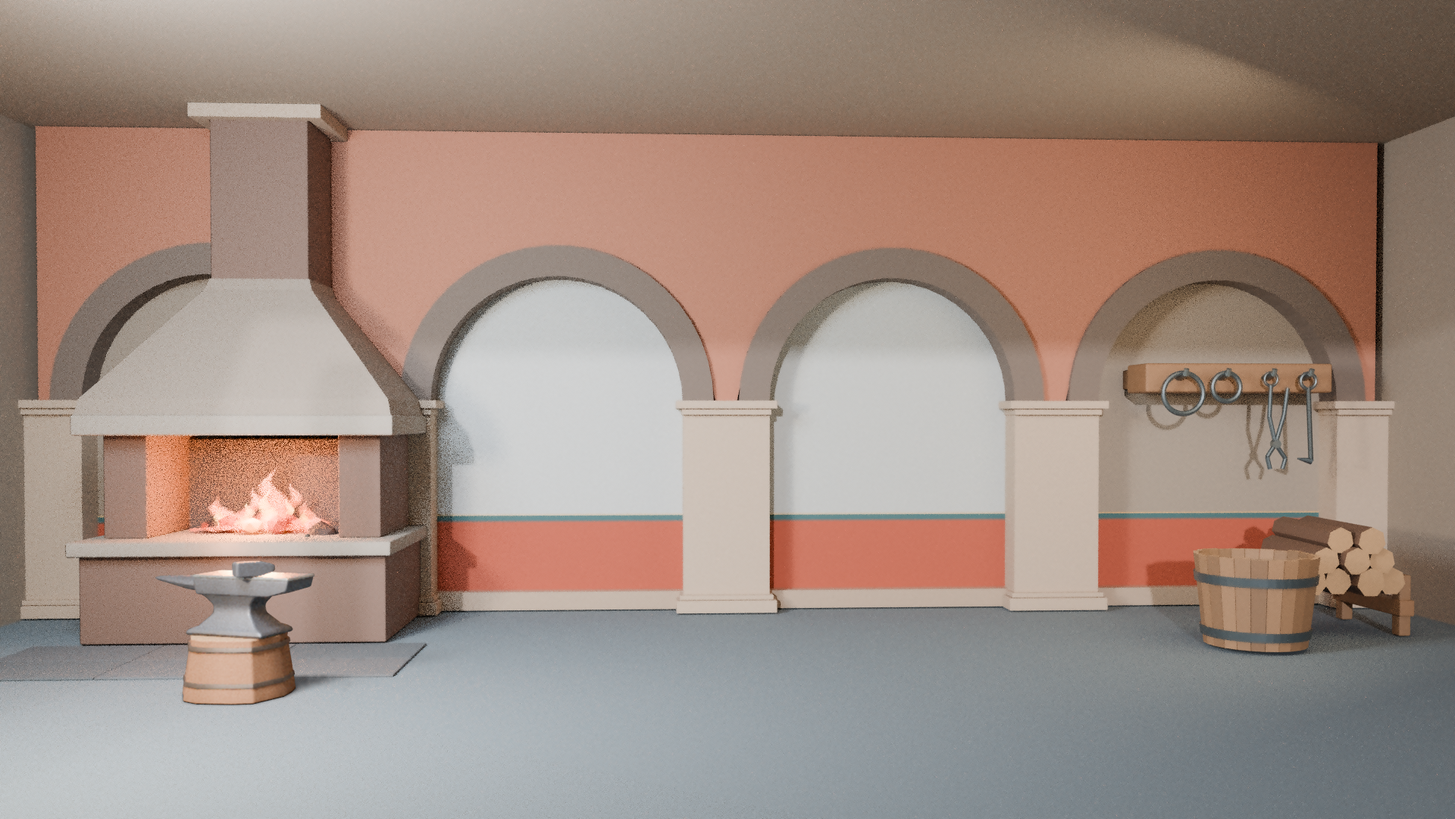
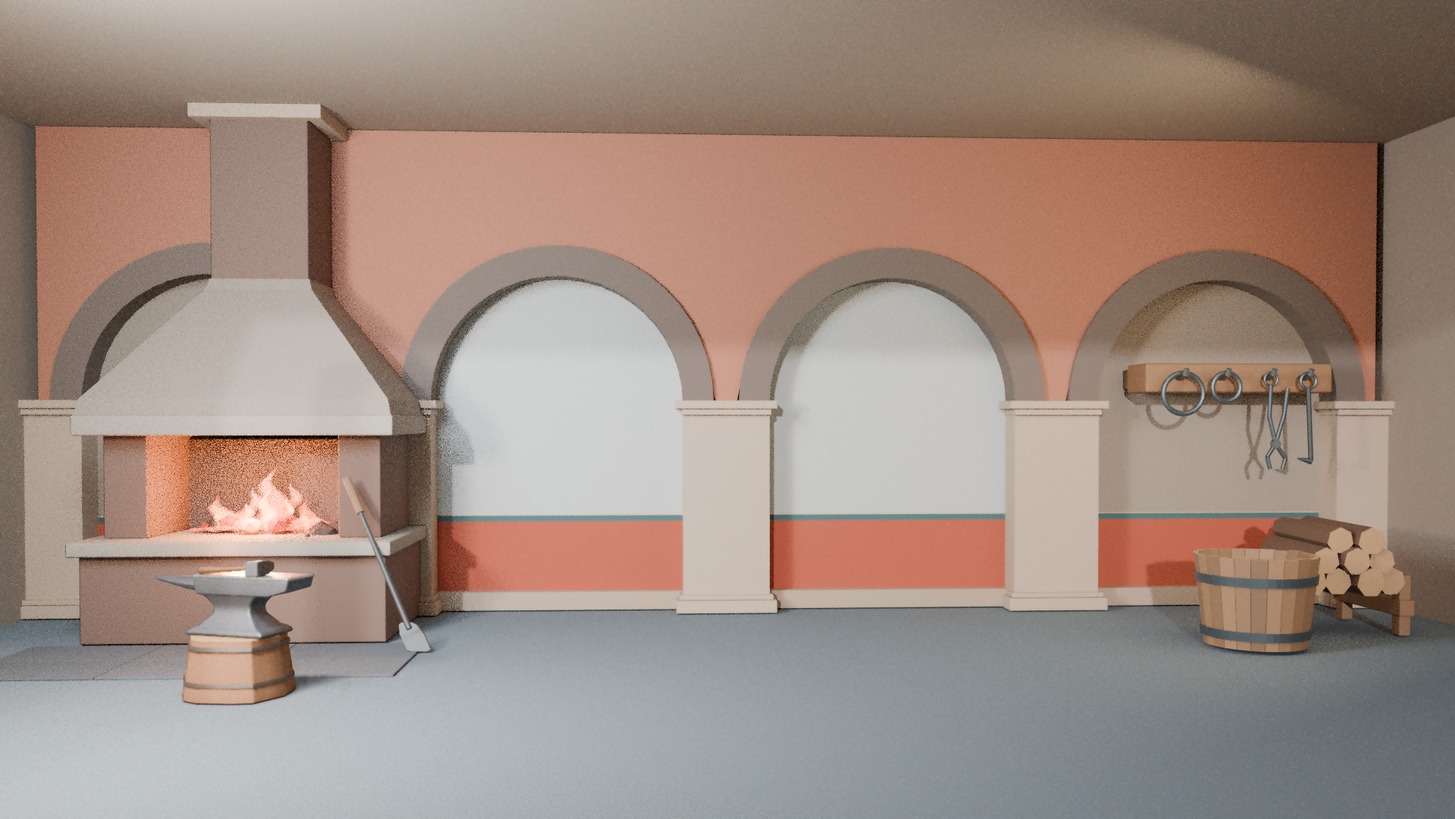
Layered file, before and after one edit (1455x819). Changes by layer:
painted on "铁砧与木墩" over <box>197,558,307,696</box>
painted on "铁砧与墩座投影" over <box>221,608,452,696</box>
painted on "锻炉与炉火" over <box>322,460,433,652</box>
painted on "炉光与道具在建筑上的投影" over <box>322,460,453,670</box>
